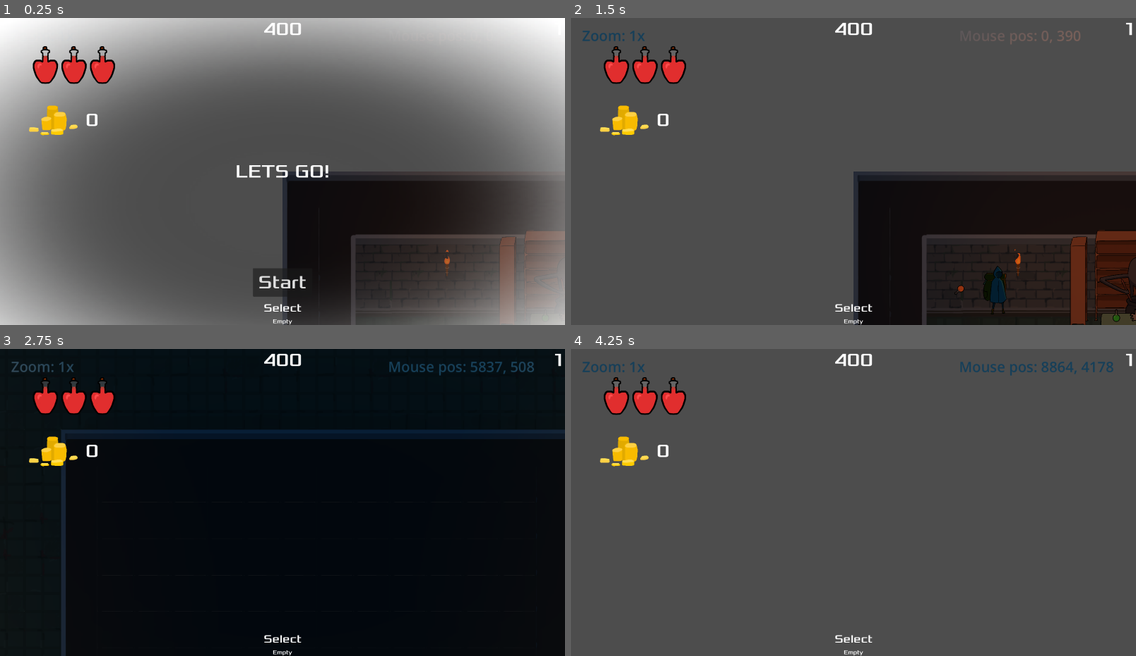
Above: before the commit, frames 1-4 (two rows, left to right).
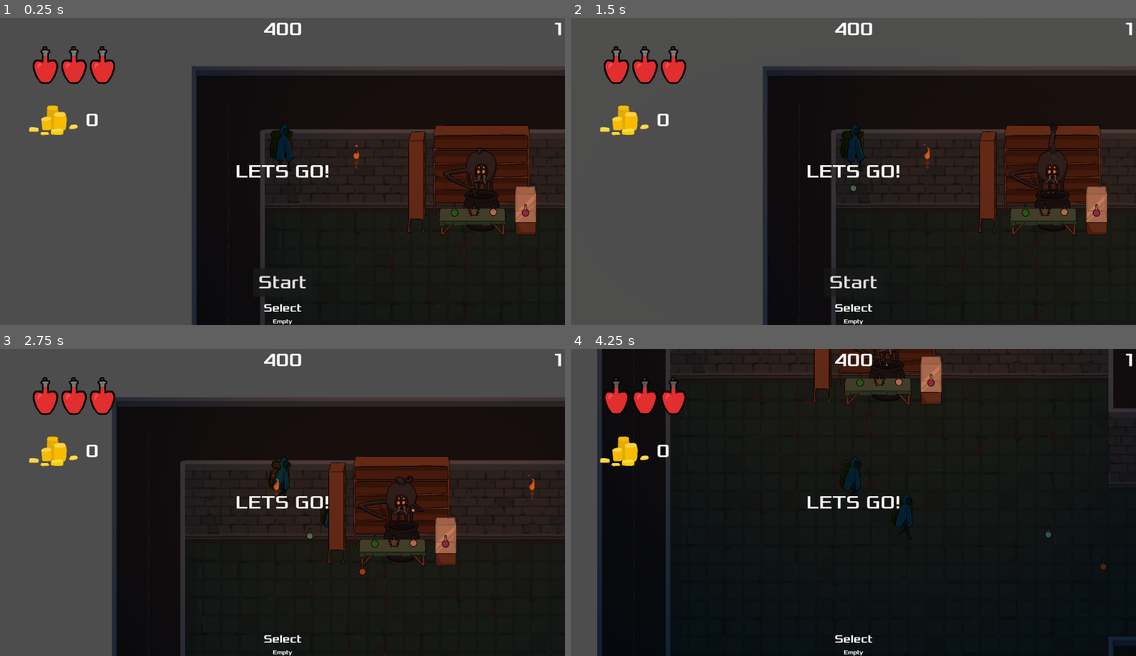
Above: after the commit, the same moments.

Repository: woofasaurus/PotionGame
Game: Godot game, scene res://scenes/main.tscn
Same seed, same stepped clock (60 frames per second), same inputs: the game is played once before the commit and once after it.
Inputs (mouse positions are in pixels of both pictures, inside the frame that each line leads up to):
- Up to frame 1 (0.25 s): no input
- Up to frame 2 (1.5 s): click "Start" at 0.5 s; click (853, 282) at 1.25 s, where only the run after the commit has a clickable "Start"
- Up to frame 3 (2.75 s): tap Enter (ui_accept) at 2, 2.27 s; move the mouse to (548, 646) at 2.02 s; hold Right (move_right) from 2.03 s (still down); hold Ctrl (control) from 2.03 s (still down); click (548, 646) at 2.17 s
- Up to frame 4 (4.25 s): move the mouse to (740, 517) at 2.77 s; release Right (move_right) at 2.78 s; release Ctrl (control) at 2.78 s; hold Down (move_down) 2.78-3.53 s; tap Space (dodge) at 2.85 s; tap Enter (ui_accept) at 3.02 s; move the mouse to (910, 434) at 3.52 s; hold Right (move_right) from 3.53 s (still down); right-click (910, 434) at 3.6 s

The runs differ from the first frame. In frame 1, 74% of the frame differs, in the area x 0-100%, y 0-100%; in frame 2, 38%; in frame 3, 53%; in frame 4, 94%, in the area x 2-100%, y 0-100%.

Commit message:
Skeleton spawn

Diff:
--- a/scenes/map_generator.tscn
+++ b/scenes/map_generator.tscn
@@ -1,8 +1,9 @@
-[gd_scene load_steps=4 format=3 uid="uid://bixc4qqvwwkl0"]
+[gd_scene load_steps=5 format=3 uid="uid://bixc4qqvwwkl0"]
 
 [ext_resource type="Script" path="res://scripts/map_generator.gd" id="1_ku30c"]
 [ext_resource type="TileSet" uid="uid://crspbucdclyaa" path="res://art/new_room.tres" id="2_i08ma"]
-[ext_resource type="PackedScene" uid="uid://rb2iki5gjcch" path="res://scenes/creative_camera.tscn" id="3_1qrss"]
+[ext_resource type="PackedScene" uid="uid://dwxi2ams24m26" path="res://scenes/player/player.tscn" id="4_p84gu"]
+[ext_resource type="PackedScene" uid="uid://c45vcfgd75wj4" path="res://scenes/hud/hud.tscn" id="5_rkk3x"]
 
 [node name="MapGenerator" type="Node2D"]
 script = ExtResource("1_ku30c")
@@ -11,4 +12,7 @@
 tile_set = ExtResource("2_i08ma")
 format = 2
 
-[node name="CreativeCam" parent="." instance=ExtResource("3_1qrss")]
+[node name="Player" parent="." instance=ExtResource("4_p84gu")]
+position = Vector2(318, 370)
+
+[node name="HUD" parent="." instance=ExtResource("5_rkk3x")]
--- a/scripts/skeleton.gd
+++ b/scripts/skeleton.gd
@@ -60,9 +60,7 @@
 func set_animations():
 	sprite.flip_h = direction_to_target.x > 0
 
-	if not self.spawned:
-		animation.play("spawn")
-	else:
+	if self.spawned:
 		match current_state:
 			"idle":
 				animation.play("idle")
@@ -113,6 +111,11 @@
 		animation.play("idle")
 		flee = false
 
+func _on_pursue_range_area_entered(area):
+	if area.get_name() == "PlayerHitbox":
+		animation.play("spawn")
+
+
 func _on_pursue_range_area_exited(area):
 	if area.get_name() == "PlayerHitbox":
 		target = null
